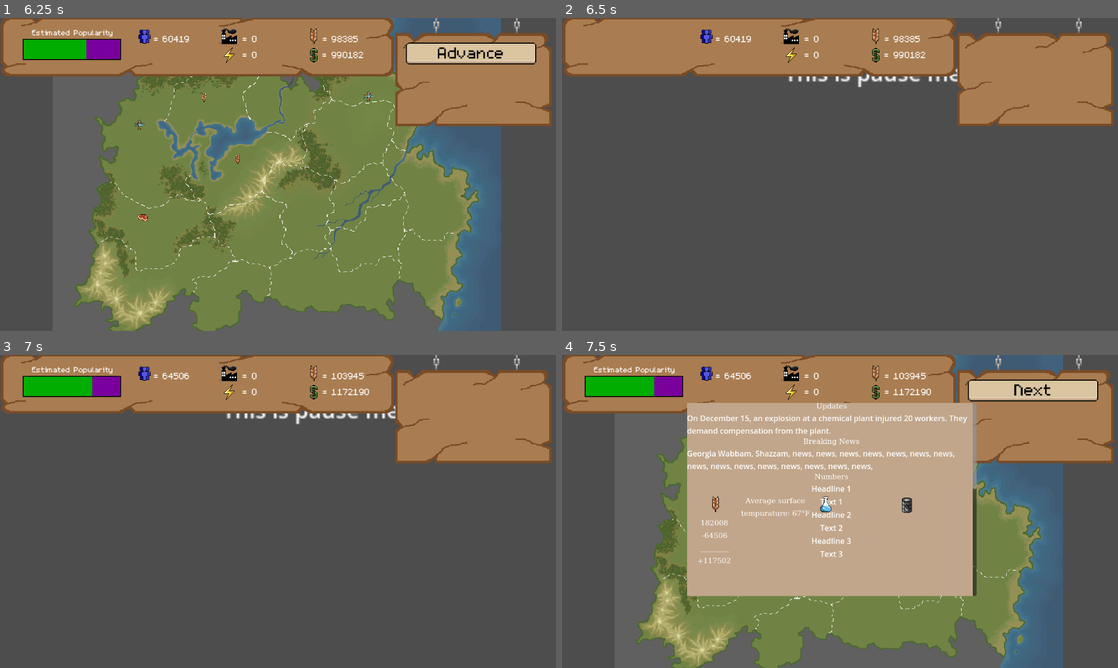
Above: before the commit, frames 1-4 (two rows, left to right).
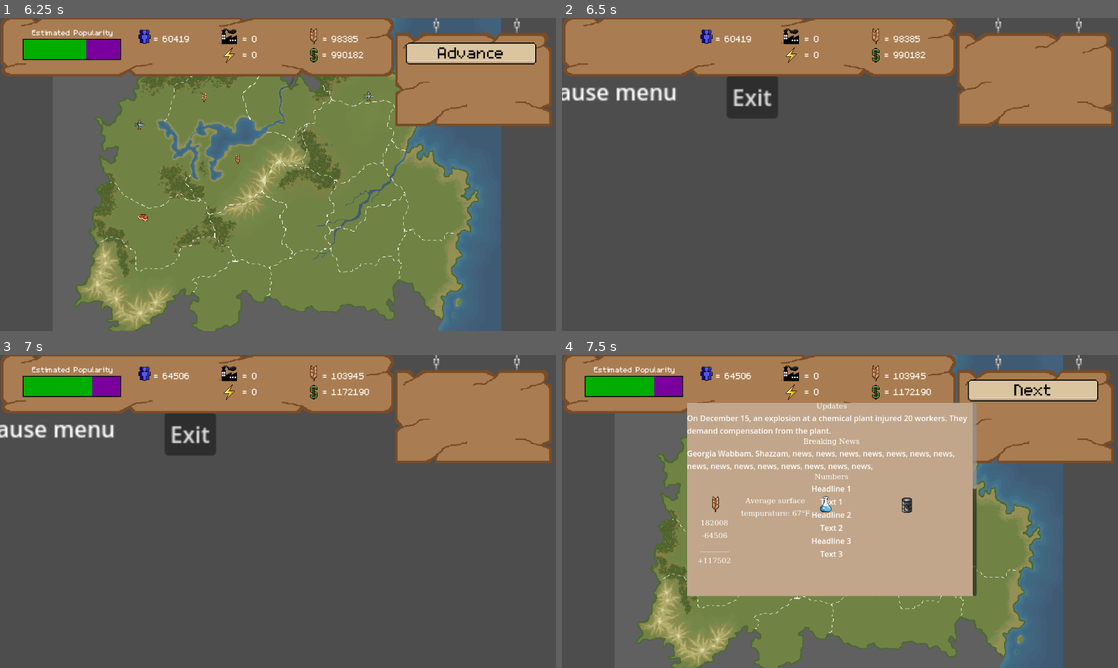
Above: after the commit, the same moments.

Repository: mccoogp/WeatherInc
Game: Godot game, scene res://world.tscn
The game is run twice, just before and just after one commit, with the same random seed, the same clock (stepped at 60 frames per second) and the same inputs. The engine's default icon, where the game draws it, is replaced by a stand-in: a white triangle on a blue panel in a dark square.
Inputs (mouse positions are in pixels of both pictures, inside the frame that each line leads up to):
- Up to frame 1 (6.25 s): click "Next" at 0.5 s; click "Next" at 1.25 s; click "Advance" at 2 s; tap Enter at 2.75, 3.6, 5 s; move the mouse to (400, 158) at 2.77 s; hold Right 2.78-3.53 s; hold X 2.78-3.53 s; click (400, 158) at 2.92 s; tap Space at 3.02, 3.5, 3.77, 5.27, 5.75, 6.02 s; move the mouse to (166, 190) at 3.52 s; hold Down 3.53-4.28 s; move the mouse to (333, 105) at 4.27 s; hold Right 4.28-5.03 s; hold Backspace 4.28-5.03 s; move the mouse to (250, 237) at 5.02 s; hold Up 5.03-5.78 s; tap Tab at 5.1 s; click (250, 237) at 5.17 s; move the mouse to (444, 221) at 5.77 s; hold Left from 5.78 s (still down); hold X from 5.78 s (still down)
- Up to frame 2 (6.5 s): keep holding Left; keep holding X; tap Escape at 6.4 s
- Up to frame 3 (7 s): keep holding Left; move the mouse to (111, 464) at 6.52 s; release X at 6.53 s; tap Enter at 6.6 s; tap Space at 6.77 s
- Up to frame 4 (7.5 s): tap Enter at 7.25 s; move the mouse to (867, 511) at 7.27 s; release Left at 7.28 s; hold Down from 7.28 s (still down); hold Backspace from 7.28 s (still down); click (867, 511) at 7.42 s

Frame 1 is identical in both runs. In frame 2, 2.0% of the frame differs, in the area x 0-72%, y 16-32%; in frame 3, 2.0%; in frame 4, nothing differs.

Commit message:
fixed music and fixed pause bug

Diff:
--- a/skill_tree.gd
+++ b/skill_tree.gd
@@ -71,10 +71,10 @@
 	elif levels[category] + 1 < level:
 		print("need prerequisite upgrade")
 	else:
-		if find_parent('world').energyprod - 1000 >= 0 and find_parent('world').research - 1 >= 0:
+		if find_parent('world').energyprod - 1000 * (level ^ 2) >= 0 and find_parent('world').research - level >= 0:
 			levels[category] += 1
-			find_parent('world').energyprod -= 1000
-			find_parent('world').research -= 1
+			find_parent('world').energyprod -=  1000 * (level ^ 2)
+			find_parent('world').research -= level
 			print("bought", name)
 		else:
 			print("not enough money")
--- a/world.gd
+++ b/world.gd
@@ -38,6 +38,7 @@
 var camerazoom = defaultzoom
 
 var frame1pos = Vector2(9200, 250)
+var frame2pos = Vector2(-5000, 250)
 
 var spaceclicked = false
 
@@ -137,9 +138,9 @@
 
 
 func _input(event):
-	if Input.is_key_pressed(KEY_ESCAPE):
+	if Input.is_key_pressed(KEY_ESCAPE) and $CanvasLayer/News/SkillTree.visible == false:
 				frame = 2
-				$Camera2D.position = Vector2(-1420, 297)
+				$Camera2D.position = frame2pos
 				$Camera2D.zoom = Vector2(1,1)
 				previousvis = [$CanvasLayer.visible, $"Popularity bar".visible, $Start.visible]
 				$CanvasLayer.visible = false
--- a/world.tscn
+++ b/world.tscn
@@ -274,7 +274,6 @@
 texture = ExtResource("26_3urtx")
 
 [node name="LeftMenu" type="Sprite2D" parent="TopBar" node_paths=PackedStringArray("extend")]
-visible = false
 texture_filter = 1
 position = Vector2(145, 295)
 scale = Vector2(1.34, 1.34)
@@ -648,6 +647,7 @@
 
 [node name="Label" type="Label" parent="CanvasLayer/News"]
 texture_filter = 1
+layout_mode = 0
 offset_left = 17.1642
 offset_top = -16.4179
 offset_right = 66.1642
@@ -657,6 +657,7 @@
 
 [node name="Label2" type="Label" parent="CanvasLayer/News"]
 texture_filter = 1
+layout_mode = 0
 offset_left = 17.1642
 offset_top = -16.4179
 offset_right = 66.1642
@@ -676,7 +677,7 @@
 label_settings = SubResource("LabelSettings_3u6n6")
 
 [node name="Pause" parent="." instance=ExtResource("25_irgum")]
-position = Vector2(-1557.14, 2.38095)
+position = Vector2(-5907.14, 2.38095)
 scale = Vector2(3.42857, 3.42857)
 
 [node name="AudioStreamPlayer" type="AudioStreamPlayer" parent="."]
Not shown, changed: Masato Video Game Music.mp3.import
